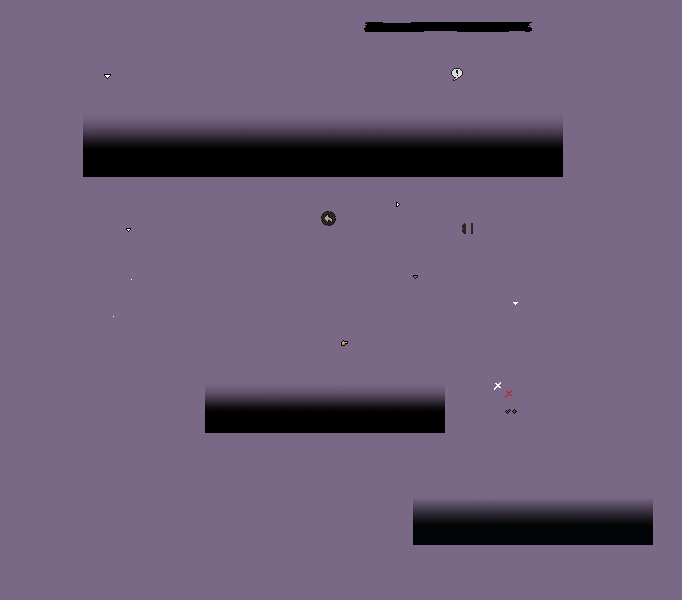
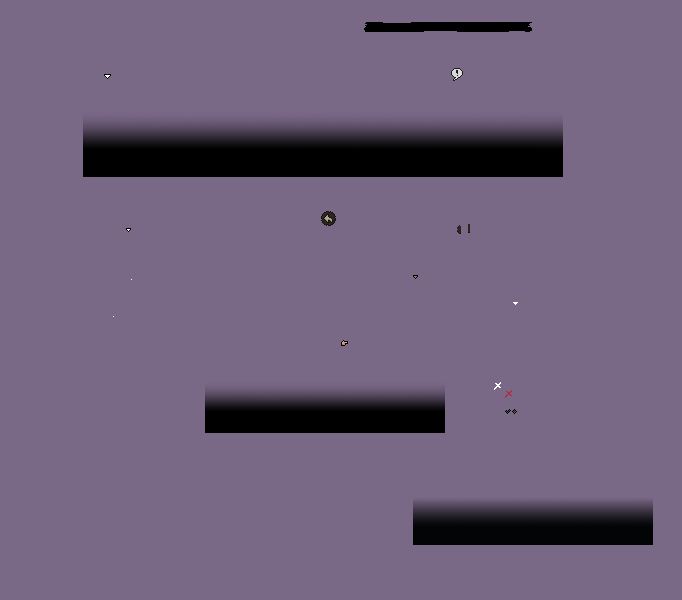
Before/after of a 682x600 layered artwork. What changed in the layer stack:
painted on "UIButtonContainerEdge.png" over box(457, 223, 466, 234)
painted on "UIButtonContainerPattern.png" over box(468, 223, 473, 234)
removed layer "ContextMenuOptionSelector.png" from group "Context Menu" over box(396, 202, 400, 207)
